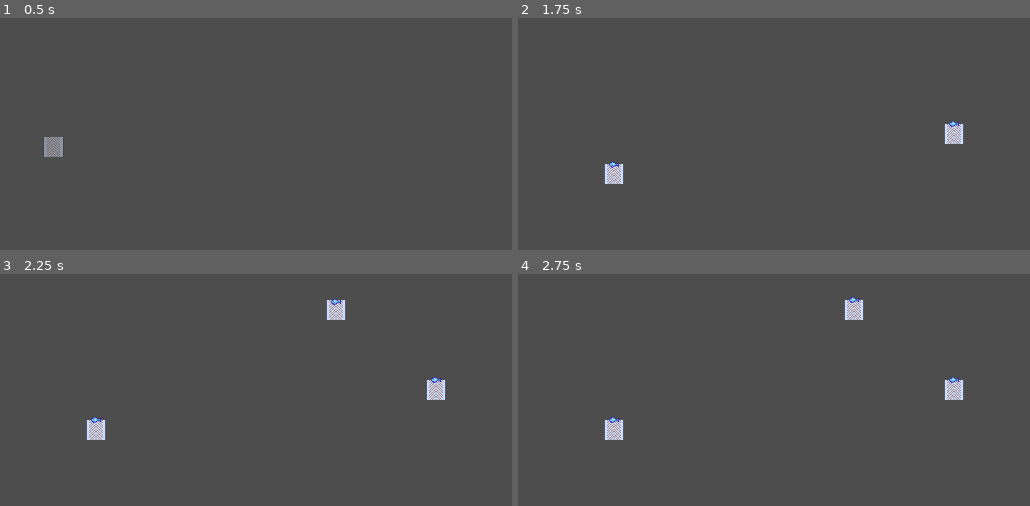
Above: before the commit, frames 1-4 (two rows, left to right).
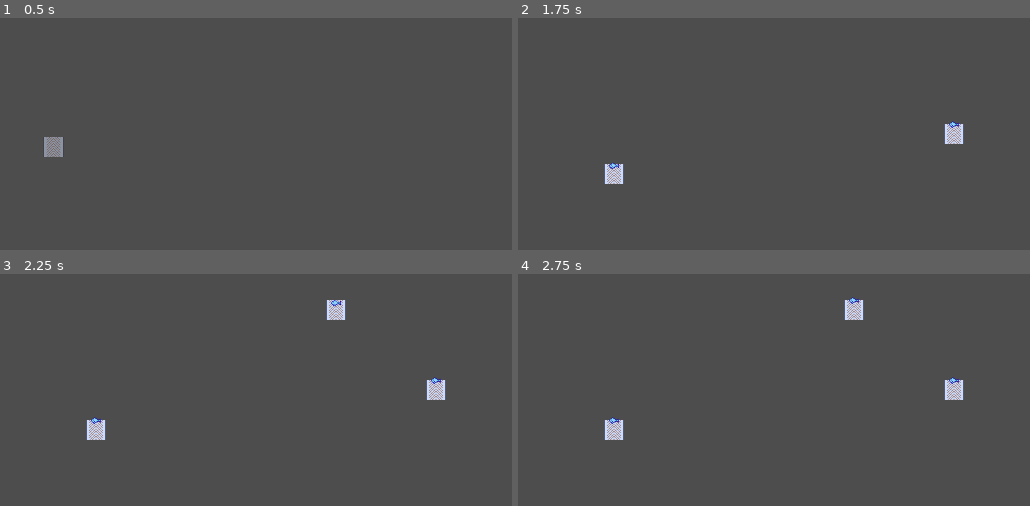
Above: after the commit, the same moments.

Repository: cynumini/reborn-of-dream
Game: Godot game, scene res://world.tscn
Two runs of this game, one before a commit and one after it. Both use one fixed random seed, a clock stepped at 60 frames per second and the inputs below.
Inputs (mouse positions are in pixels of both pictures, inside the frame that each line leads up to):
- Up to frame 1 (0.5 s): no input
- Up to frame 2 (1.75 s): tap Enter at 0.5 s; move the mouse to (958, 127) at 0.52 s; press the mouse at (958, 127) at 0.53 s; tap Q (drop) at 0.6, 1.55 s; tap Space at 1.25 s; move the mouse to (625, 171) at 1.27 s; release the mouse at (625, 171) at 1.28 s; click (625, 171) at 1.35 s
- Up to frame 3 (2.25 s): move the mouse to (348, 306) at 2.02 s; press the mouse at (348, 306) at 2.03 s; tap Q (drop) at 2.1 s
- Up to frame 4 (2.75 s): no input

Frame 1 is identical in both runs. In frame 2, less than 0.1% of the frame differs, in the area x 17-87%, y 44-66%; in frame 3, 0.1%, in the area x 17-87%, y 10-65%; in frame 4, 0.1%.

Commit message:
improve belt code and fix bug

Diff:
--- a/belt.gd
+++ b/belt.gd
@@ -46,16 +46,27 @@
 			return a.position.x > b.position.x
 
 
-func _process(delta: float) -> void:
-	var end_of_belt = position - Vector2(direction * 15.99)
-	var item_target = end_of_belt
+func _physics_process(delta: float) -> void:
+	if len(items) == 0: return
+	var cell_id = Vector2i(position / 32)
 	items.sort_custom(sort_item.bind(direction))
-	for item in items:
-		if item.position == end_of_belt and next_belt and next_belt.can_add():
+	var next_item_position = Vector2.ZERO
+	var new_items: Array[Sprite2D] = []
+	while items:
+		var item = items.pop_front()
+		var next_position = item.position - Vector2(direction * 100 * delta)
+		var next_position_cell = Vector2i(next_position / 32)
+		if cell_id == next_position_cell: # move on belt
+			if next_item_position == Vector2.ZERO or next_position.distance_to(next_item_position) > 8:
+				item.move(next_position)
+			new_items.append(item)
+		elif next_belt and next_belt.can_add(): # move to next belt
+			item.move(next_position)
 			next_belt.add_item(item)
-			items.erase(item)
-		item.position = item.position.move_toward(item_target, 100 * delta)
-		item_target = item.position + Vector2(direction * 8)
+		else:
+			new_items.append(item) # stop at end
+		next_item_position = next_position
+	items = new_items
 
 
 func _on_belt_placed_first_pass():
--- a/fish.gd
+++ b/fish.gd
@@ -1,21 +1,15 @@
 class_name Fish
 extends Sprite2D
 
-#@export var world: World
+@export var world: World
 
-func _process(_delta):
-	#print(position, " fishy")
-	pass
-	#var grid_position = Vector2i(position / 32)
 
-	#if grid_position in world.map:
+var can_move = true
 
-		#var belt_rotation = world.map[grid_position].rotation
-		#var direction = Vector2(sin(belt_rotation), -cos(belt_rotation)).normalized() * 160
-		#var target = Vector2(grid_position * 32) + Vector2(16, 16) + direction
-		#if int(rad_to_deg(belt_rotation)) % 180 == 90:
-			#position.x = move_toward(position.x, target.x, 100 * delta)
-			#position.y = target.y
-		#else:
-			#position.x = target.x
-			#position.y = move_toward(position.y, target.y, 100 * delta)
+func move(new_position: Vector2):
+	if (can_move):
+		self.position = new_position
+		can_move = false
+
+func _physics_process(_delta: float) -> void:
+	can_move = true
--- a/world.gd
+++ b/world.gd
@@ -6,10 +6,14 @@
 
 var fish_scene: PackedScene = preload("res://fish.tscn")
 
+var tick = 0
+
 var map: Dictionary[Vector2i, Belt] = {}
+
 
 func _ready():
 	randomize()
+
 
 func min_distance_to_positions(target_position: Vector2, positions: Array[Vector2]):
 	var min_distance: float = INF
@@ -26,12 +30,14 @@
 			items_in_cell.append(item)
 	return items_in_cell
 
+
 func _process(_delta: float) -> void:
 	if Input.is_action_just_released("drop"):
 		var mouse: Vector2 = get_global_mouse_position()
 		var grid_position = Vector2i(mouse / 32)
 		if grid_position in map and map[grid_position].can_add():
 			var fish: Fish = fish_scene.instantiate()
+			fish.world = self
 			fish.position = mouse
 			map[grid_position].add_item(fish)
 			add_child(fish)
@@ -41,6 +47,7 @@
 				items_in_cell_positions.append(item.position)
 			if len(items_in_cell_positions) < 4:
 				var fish: Fish = fish_scene.instantiate()
+				fish.world = self
 				var new_position = mouse
 				if min_distance_to_positions(new_position, items_in_cell_positions) < 16:
 					var x = grid_position.x * 32
